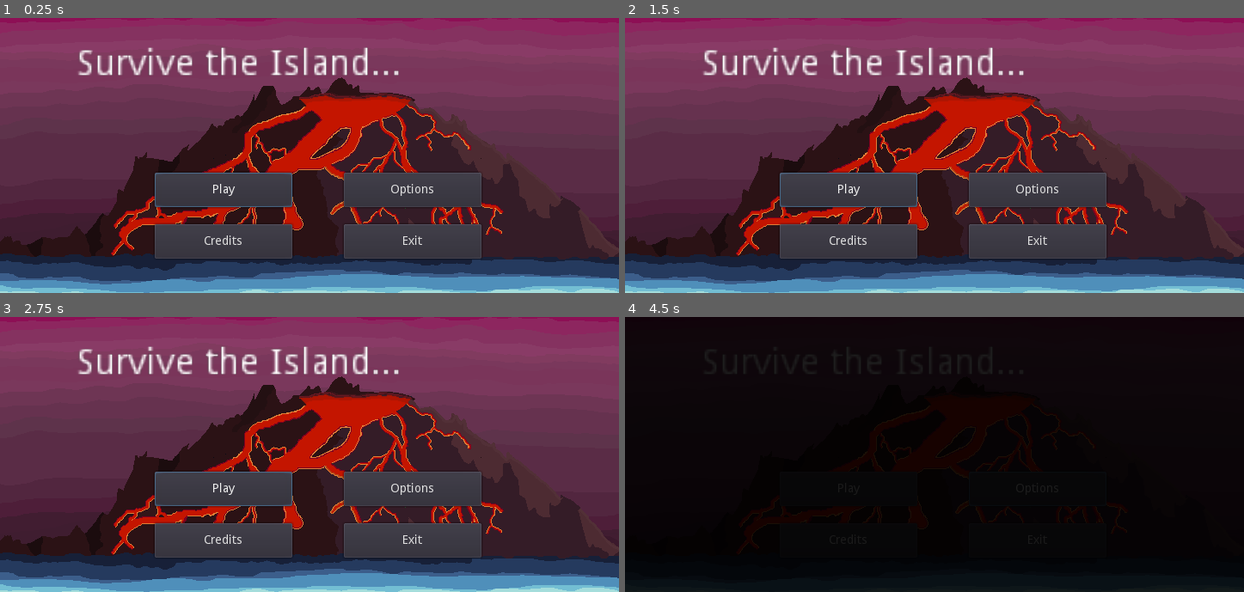
Above: before the commit, frames 1-4 (two rows, left to right).
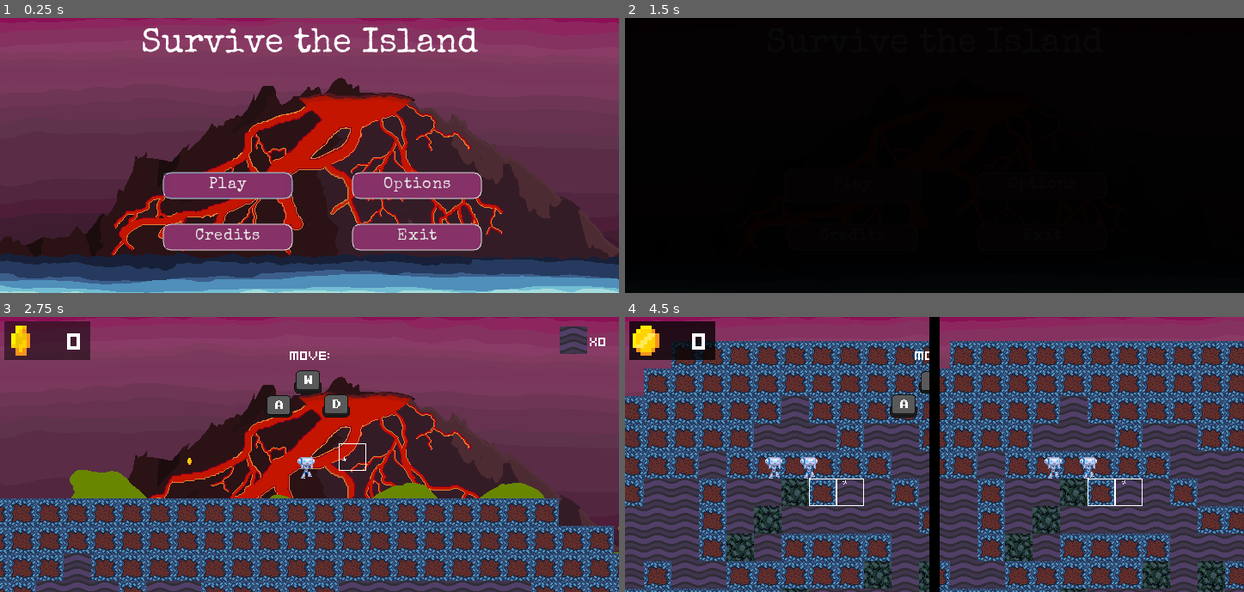
Above: after the commit, the same moments.

Repository: HaywardMorihara/SurviveTheIsland
Game: Godot game, scene res://src/UserInterface/MainMenu.tscn
Same seed, same stepped clock (60 frames per second), same inputs: the game is played once before the commit and once after it.
Inputs (mouse positions are in pixels of both pictures, inside the frame that each line leads up to):
- Up to frame 1 (0.25 s): no input
- Up to frame 2 (1.5 s): click "Play" at 0.5 s; click "Play" at 1.25 s
- Up to frame 3 (2.75 s): move the mouse to (445, 440) at 2.02 s; hold D (move_right) from 2.03 s (still down); tap Mouse wheel up (cycle_block_type) at 2.1 s; tap W (jump) at 2.27 s
- Up to frame 4 (4.5 s): move the mouse to (810, 468) at 2.77 s; tap Z (remove_block) at 2.85 s; tap W (jump) at 3.02 s; move the mouse to (996, 394) at 3.52 s; release D (move_right) at 3.53 s; hold A (move_left) 3.53-4.28 s; tap Space (shoot) at 3.6 s; move the mouse to (903, 509) at 4.27 s; hold D (move_right) from 4.28 s (still down); tap Tab (splitscreen) at 4.35 s

The runs differ from the first frame. In frame 1, 15% of the frame differs, in the area x 12-78%, y 3-88%; in frame 2, 100%, in the area x 0-100%, y 0-100%; in frame 3, 42%; in frame 4, 96%.
Error after the commit: Attempt to call function 'connect' in base 'null instance' on a null instance. (res://src/UserInterface/CoinsCounter.gd:20)

Commit message:
UI, Seagulls, and button fix
Updated our UI theme, fixed the button pressing issue, added a seagull and waves track to the main menu.

Need to figure out the "Focus" issue on the buttons now....

Diff:
--- a/assets/theme/STI_Theme.tres
+++ b/assets/theme/STI_Theme.tres
@@ -1,13 +1,50 @@
-[gd_resource type="Theme" load_steps=3 format=2]
+[gd_resource type="Theme" load_steps=5 format=2]
+
+[sub_resource type="StyleBoxFlat" id=3]
+bg_color = Color( 0.52549, 0.192157, 0.403922, 1 )
+border_width_left = 1
+border_width_top = 1
+border_width_right = 1
+border_width_bottom = 1
+border_color = Color( 0.854902, 0.854902, 0.854902, 1 )
+corner_radius_top_left = 8
+corner_radius_top_right = 8
+corner_radius_bottom_right = 8
+corner_radius_bottom_left = 8
+shadow_color = Color( 0.156863, 0.156863, 0.156863, 0.6 )
+shadow_size = 1
+
+[sub_resource type="StyleBoxFlat" id=4]
+bg_color = Color( 0.52549, 0.192157, 0.403922, 1 )
+border_width_left = 1
+border_width_top = 1
+border_width_right = 1
+border_width_bottom = 1
+border_color = Color( 0.854902, 0.854902, 0.854902, 1 )
+corner_radius_top_left = 8
+corner_radius_top_right = 8
+corner_radius_bottom_right = 8
+corner_radius_bottom_left = 8
+expand_margin_left = 4.0
+expand_margin_right = 4.0
+expand_margin_top = 4.0
+expand_margin_bottom = 4.0
+shadow_color = Color( 0.156863, 0.156863, 0.156863, 0.6 )
+shadow_size = 1
 
 [sub_resource type="DynamicFontData" id=1]
 hinting = 1
 font_path = "res://assets/theme/fonts/SpecialElite-Regular.ttf"
 
 [sub_resource type="DynamicFont" id=2]
-size = 10
+size = 18
 outline_color = Color( 1, 1, 1, 0 )
+extra_spacing_char = 1
 font_data = SubResource( 1 )
 
 [resource]
 default_font = SubResource( 2 )
+Button/styles/disabled = SubResource( 3 )
+Button/styles/hover = SubResource( 4 )
+Button/styles/normal = SubResource( 3 )
+Button/styles/pressed = SubResource( 3 )
--- a/src/Actors/Player.tscn
+++ b/src/Actors/Player.tscn
@@ -483,17 +483,18 @@
 [node name="JumpKey" type="AnimatedSprite" parent="UI/ControlsTutorial/MovementKeys"]
 position = Vector2( 358, 73 )
 frames = SubResource( 14 )
+frame = 1
 playing = true
 
 [node name="LeftMoveKey" type="AnimatedSprite" parent="UI/ControlsTutorial/MovementKeys"]
 position = Vector2( 324, 101 )
 frames = SubResource( 20 )
-frame = 1
 playing = true
 
 [node name="RightMoveKey" type="AnimatedSprite" parent="UI/ControlsTutorial/MovementKeys"]
 position = Vector2( 391, 101 )
 frames = SubResource( 23 )
+frame = 1
 playing = true
 
 [node name="MouseAim" type="Control" parent="UI/ControlsTutorial"]
@@ -534,6 +535,7 @@
 [node name="AnimatedSprite" type="AnimatedSprite" parent="UI/ControlsTutorial/MouseRightClick"]
 position = Vector2( 68, 54 )
 frames = SubResource( 28 )
+frame = 1
 playing = true
 
 [node name="MouseLeftClick" type="Control" parent="UI/ControlsTutorial"]
@@ -554,7 +556,6 @@
 [node name="AnimatedSprite" type="AnimatedSprite" parent="UI/ControlsTutorial/MouseLeftClick"]
 position = Vector2( 43, 45 )
 frames = SubResource( 32 )
-frame = 1
 playing = true
 
 [node name="MouseScroll" type="Control" parent="UI/ControlsTutorial"]
@@ -575,7 +576,6 @@
 [node name="AnimatedSprite" type="AnimatedSprite" parent="UI/ControlsTutorial/MouseScroll"]
 position = Vector2( 331, 79 )
 frames = SubResource( 36 )
-frame = 1
 playing = true
 
 [connection signal="block_placed" from="BlockPlacement" to="." method="_on_BlockPlacement_block_placed"]
--- a/src/UserInterface/CoinsCounter.tscn
+++ b/src/UserInterface/CoinsCounter.tscn
@@ -49,9 +49,6 @@
 align = 2
 valign = 1
 autowrap = true
-__meta__ = {
-"_edit_use_anchors_": false
-}
 
 [node name="AnimatedSprite" type="AnimatedSprite" parent="."]
 position = Vector2( 21.5, 22.5 )
--- a/src/UserInterface/Credits.tscn
+++ b/src/UserInterface/Credits.tscn
@@ -1,8 +1,9 @@
-[gd_scene load_steps=4 format=2]
+[gd_scene load_steps=5 format=2]
 
 [ext_resource path="res://assets/art/background/sky.png" type="Texture" id=1]
 [ext_resource path="res://src/UserInterface/Transition.tscn" type="PackedScene" id=2]
 [ext_resource path="res://src/UserInterface/Credits.gd" type="Script" id=3]
+[ext_resource path="res://assets/theme/STI_Theme.tres" type="Theme" id=4]
 
 [node name="Credits" type="Control"]
 anchor_right = 1.0
@@ -22,10 +23,11 @@
 text = "UNDER CONSTRUCTION!!"
 
 [node name="MainMenu" type="Button" parent="."]
-margin_left = 616.0
+margin_left = 561.0
 margin_top = 10.0
-margin_right = 699.0
-margin_bottom = 30.0
+margin_right = 711.0
+margin_bottom = 40.0
+theme = ExtResource( 4 )
 text = "Main Menu"
 
 [node name="Transition" parent="." instance=ExtResource( 2 )]
--- a/src/UserInterface/GameOver.gd
+++ b/src/UserInterface/GameOver.gd
@@ -1,4 +1,5 @@
 extends Control
+
 
 func _ready():
 	$Play.grab_focus()
--- a/src/UserInterface/GameOver.tscn
+++ b/src/UserInterface/GameOver.tscn
@@ -1,8 +1,10 @@
-[gd_scene load_steps=4 format=2]
+[gd_scene load_steps=6 format=2]
 
 [ext_resource path="res://src/UserInterface/Transition.tscn" type="PackedScene" id=1]
 [ext_resource path="res://assets/art/background/sky.png" type="Texture" id=2]
 [ext_resource path="res://src/UserInterface/GameOver.gd" type="Script" id=3]
+[ext_resource path="res://assets/theme/STI_Theme.tres" type="Theme" id=4]
+[ext_resource path="res://src/UserInterface/Score.gd" type="Script" id=5]
 
 [node name="GameOver" type="Control"]
 anchor_right = 1.0
@@ -29,6 +31,7 @@
 margin_top = 200.0
 margin_right = 230.0
 margin_bottom = 240.0
+theme = ExtResource( 4 )
 action_mode = 0
 text = "Play Again"
 expand_icon = true
@@ -38,6 +41,7 @@
 margin_top = 200.0
 margin_right = 450.0
 margin_bottom = 240.0
+theme = ExtResource( 4 )
 action_mode = 0
 text = "Credits"
 expand_icon = true
@@ -47,12 +51,25 @@
 margin_top = 200.0
 margin_right = 670.0
 margin_bottom = 240.0
+theme = ExtResource( 4 )
 action_mode = 0
 text = "Exit"
 expand_icon = true
 
 [node name="Transition" parent="." instance=ExtResource( 1 )]
 
+[node name="Score" type="Label" parent="."]
+anchor_left = 0.5
+anchor_top = 0.5
+anchor_right = 0.5
+anchor_bottom = 0.5
+margin_left = -20.0
+margin_top = -42.0
+margin_right = 20.0
+margin_bottom = -28.0
+text = "Test"
+script = ExtResource( 5 )
+
 [connection signal="pressed" from="Play" to="." method="_on_Play_pressed"]
 [connection signal="pressed" from="Credits" to="." method="_on_Credits_pressed"]
 [connection signal="pressed" from="Exit" to="." method="_on_Exit_pressed"]
--- a/src/UserInterface/MainMenu.tscn
+++ b/src/UserInterface/MainMenu.tscn
@@ -1,9 +1,17 @@
-[gd_scene load_steps=5 format=2]
+[gd_scene load_steps=8 format=2]
 
 [ext_resource path="res://src/UserInterface/MainMenu.gd" type="Script" id=1]
 [ext_resource path="res://assets/art/background/volcano new and improved1.png" type="Texture" id=2]
+[ext_resource path="res://assets/audio/music/Gulls.wav" type="AudioStream" id=3]
+[ext_resource path="res://assets/theme/STI_Theme.tres" type="Theme" id=4]
 [ext_resource path="res://src/UserInterface/Transition.tscn" type="PackedScene" id=5]
-[ext_resource path="res://assets/audio/music/Menu.mp3" type="AudioStream" id=6]
+
+[sub_resource type="DynamicFontData" id=1]
+font_path = "res://assets/theme/fonts/SpecialElite-Regular.ttf"
+
+[sub_resource type="DynamicFont" id=2]
+size = 40
+font_data = SubResource( 1 )
 
 [node name="MainMenu" type="Control"]
 anchor_right = 1.0
@@ -19,55 +27,59 @@
 centered = false
 
 [node name="Play" type="Button" parent="."]
-margin_left = 180.0
+margin_left = 190.0
 margin_top = 180.0
 margin_right = 340.0
-margin_bottom = 220.0
+margin_bottom = 210.0
+theme = ExtResource( 4 )
 action_mode = 0
 text = "Play"
-expand_icon = true
 
 [node name="Options" type="Button" parent="."]
-margin_left = 400.0
+margin_left = 410.0
 margin_top = 180.0
 margin_right = 560.0
-margin_bottom = 220.0
+margin_bottom = 210.0
+theme = ExtResource( 4 )
 action_mode = 0
 text = "Options"
 expand_icon = true
 
 [node name="Credits" type="Button" parent="."]
-margin_left = 180.0
+margin_left = 190.0
 margin_top = 240.0
 margin_right = 340.0
-margin_bottom = 280.0
+margin_bottom = 270.0
+theme = ExtResource( 4 )
 action_mode = 0
 text = "Credits"
 expand_icon = true
 
 [node name="Exit" type="Button" parent="."]
-margin_left = 400.0
+margin_left = 410.0
 margin_top = 240.0
 margin_right = 560.0
-margin_bottom = 280.0
+margin_bottom = 270.0
+theme = ExtResource( 4 )
 action_mode = 0
 text = "Exit"
 expand_icon = true
 
 [node name="Menu" type="AudioStreamPlayer" parent="."]
-stream = ExtResource( 6 )
+stream = ExtResource( 3 )
 volume_db = -20.0
-
-[node name="RichTextLabel" type="RichTextLabel" parent="."]
-margin_left = 89.0
-margin_top = 34.0
-margin_right = 545.0
-margin_bottom = 91.0
-rect_scale = Vector2( 3, 3 )
-text = "Survive the Island..."
 
 [node name="Transition" parent="." instance=ExtResource( 5 )]
 layer = 0
+
+[node name="Label" type="Label" parent="."]
+anchor_right = 1.0
+margin_top = 10.0
+margin_bottom = 51.0
+theme = ExtResource( 4 )
+custom_fonts/font = SubResource( 2 )
+text = "Survive the Island"
+align = 1
 
 [connection signal="pressed" from="Play" to="." method="_on_Play_pressed"]
 [connection signal="pressed" from="Options" to="." method="_on_Options_pressed"]
--- a/src/UserInterface/PauseMenu.tscn
+++ b/src/UserInterface/PauseMenu.tscn
@@ -1,13 +1,9 @@
-[gd_scene load_steps=6 format=2]
+[gd_scene load_steps=5 format=2]
 
 [ext_resource path="res://assets/theme/user_interface.tres" type="Theme" id=1]
 [ext_resource path="res://src/UserInterface/PauseMenu.gd" type="Script" id=2]
-[ext_resource path="res://assets/theme/fonts/kenney_mini_square.tres" type="DynamicFontData" id=3]
+[ext_resource path="res://assets/theme/STI_Theme.tres" type="Theme" id=3]
 [ext_resource path="res://src/UserInterface/CoinsCounter.tscn" type="PackedScene" id=4]
-
-[sub_resource type="DynamicFont" id=1]
-size = 44
-font_data = ExtResource( 3 )
 
 [node name="PauseMenu" type="Control"]
 pause_mode = 2
@@ -44,36 +40,38 @@
 }
 
 [node name="Label" type="Label" parent="ColorRect/CenterContainer/VBoxContainer"]
-margin_top = 7.0
+margin_top = 31.0
 margin_right = 300.0
-margin_bottom = 62.0
-custom_fonts/font = SubResource( 1 )
+margin_bottom = 50.0
+theme = ExtResource( 3 )
 text = "Game Paused"
 align = 1
 valign = 1
 
 [node name="MarginContainer" type="MarginContainer" parent="ColorRect/CenterContainer/VBoxContainer"]
-margin_top = 68.0
+margin_top = 56.0
 margin_right = 300.0
-margin_bottom = 88.0
+margin_bottom = 76.0
 rect_min_size = Vector2( 0, 20 )
 
 [node name="ResumeButton" type="Button" parent="ColorRect/CenterContainer/VBoxContainer"]
 margin_left = 60.0
-margin_top = 94.0
+margin_top = 82.0
 margin_right = 240.0
-margin_bottom = 140.0
+margin_bottom = 122.0
 rect_min_size = Vector2( 180, 40 )
 size_flags_horizontal = 4
+theme = ExtResource( 3 )
 text = "Resume"
 
 [node name="QuitButton" type="Button" parent="ColorRect/CenterContainer/VBoxContainer"]
 margin_left = 60.0
-margin_top = 146.0
+margin_top = 128.0
 margin_right = 240.0
-margin_bottom = 192.0
+margin_bottom = 168.0
 rect_min_size = Vector2( 180, 40 )
 size_flags_horizontal = 4
+theme = ExtResource( 3 )
 text = "Quit"
 
 [node name="CoinsCounter" parent="ColorRect" instance=ExtResource( 4 )]
--- /dev/null
+++ b/src/UserInterface/Score.gd
@@ -0,0 +1,5 @@
+extends Label
+
+
+func Show_Score():
+	$Score.set_text(str($coins_collected))
--- a/src/UserInterface/Settings.tscn
+++ b/src/UserInterface/Settings.tscn
@@ -1,8 +1,9 @@
-[gd_scene load_steps=4 format=2]
+[gd_scene load_steps=5 format=2]
 
 [ext_resource path="res://src/UserInterface/Transition.tscn" type="PackedScene" id=1]
 [ext_resource path="res://assets/art/background/sky.png" type="Texture" id=2]
 [ext_resource path="res://src/UserInterface/Settings.gd" type="Script" id=3]
+[ext_resource path="res://assets/theme/STI_Theme.tres" type="Theme" id=4]
 
 [node name="Settings" type="Control"]
 anchor_right = 1.0
@@ -26,10 +27,11 @@
 [node name="Transition" parent="." instance=ExtResource( 1 )]
 
 [node name="MainMenu" type="Button" parent="."]
-margin_left = 616.0
+margin_left = 557.0
 margin_top = 10.0
-margin_right = 699.0
-margin_bottom = 30.0
+margin_right = 707.0
+margin_bottom = 40.0
+theme = ExtResource( 4 )
 text = "Main Menu"
 
 [connection signal="pressed" from="MainMenu" to="." method="_on_MainMenu_pressed"]
Not shown, added: assets/audio/music/Gulls.wav.import
Not shown, added: assets/audio/music/Gulls.wav
